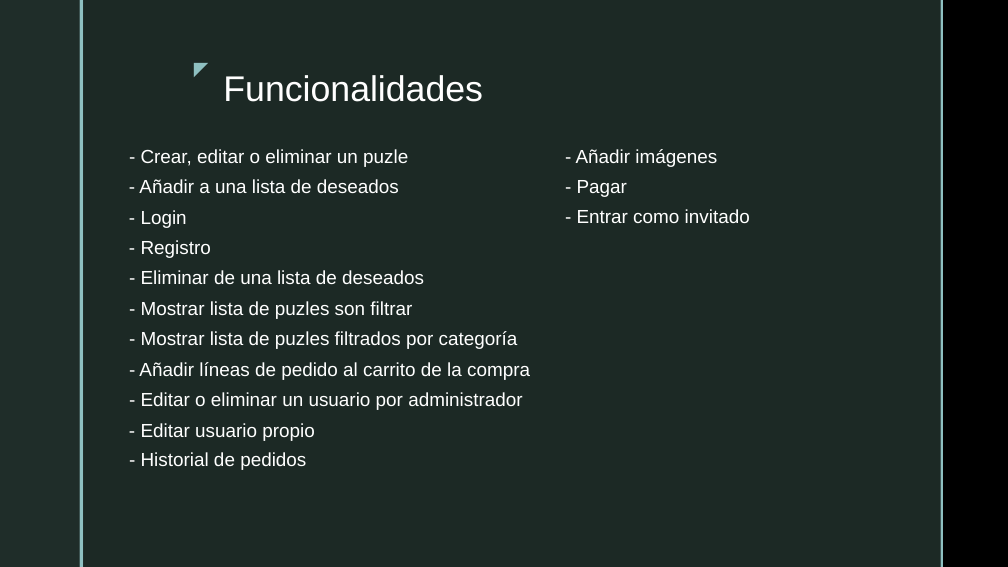
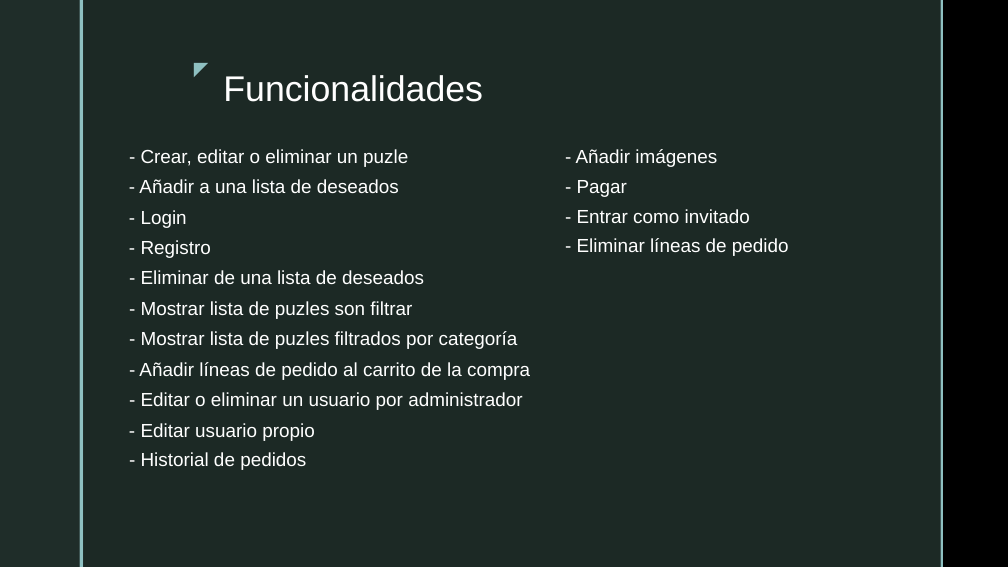
Before and after one commit to JGalera22/PuzzlesJavi, a slide deck: slide 7 of presentacion.pptx. Drawn at 1008x567 pixels with LibreOffice and Linux fonts; fonts in the diff are those of the drawing; background and template pictures are left out. Boxes give left, top, right and bottom in pixels: in the first picture for what was removed or moved away, otherwise in the second. Text is boxed around its words. In the diff, an @@ line names an element or a change of style, - is before the commit and + after.

```diff
--- a/presentacion.pptx
+++ b/presentacion.pptx
@@ text added at <box>577,238,789,256</box>, 18 pt, text #FFFFFF @@
+- Eliminar líneas de pedido
```
Also in this commit, not shown: 2 other slides changed, 1 slide added, 1 other file.
